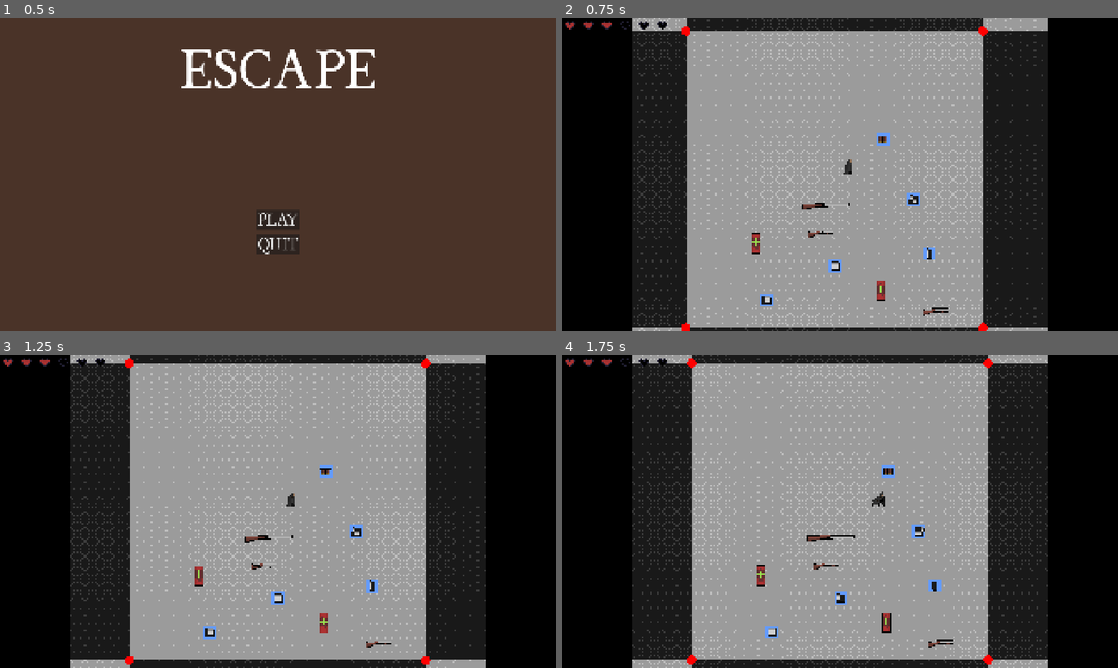
Above: before the commit, frames 1-4 (two rows, left to right).
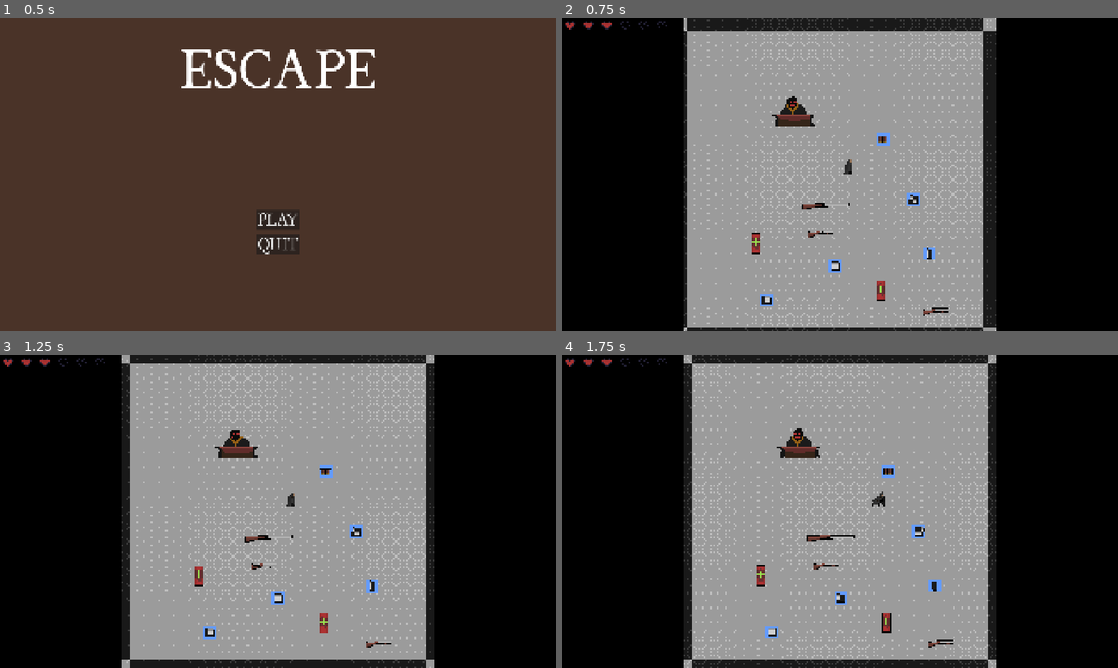
Above: after the commit, the same moments.

Repository: OliverN-beep/og-resident-evil-game-main
Game: Godot game, scene res://content/UI/main menu/main_menu.tscn
Same seed, same stepped clock (60 frames per second), same inputs: the game is played once before the commit and once after it.
Inputs (mouse positions are in pixels of both pictures, inside the frame that each line leads up to):
- Up to frame 1 (0.5 s): no input
- Up to frame 2 (0.75 s): click "PLAY" at 0.5 s
- Up to frame 3 (1.25 s): no input
- Up to frame 4 (1.75 s): move the mouse to (962, 495) at 1.27 s; hold D (right) from 1.28 s (still down); hold E (interact) from 1.28 s (still down); click (962, 495) at 1.42 s

Frame 1 is identical in both runs. In frame 2, 19% of the frame differs, in the area x 12-88%, y 0-100%; in frame 3, 19%; in frame 4, 19%.

Commit message:
shopkeepr and basic ui layout

Diff:
--- a/content/UI/Pause Menu/pause_menu.tscn
+++ b/content/UI/Pause Menu/pause_menu.tscn
@@ -12,29 +12,35 @@
 offset_bottom = 1080.0
 color = Color(0.03283694, 0.0040539615, 0.0024320385, 0.4117647)
 
-[node name="MarginContainer" type="MarginContainer" parent="." unique_id=912468004]
-offset_right = 920.0
-offset_bottom = 1080.0
+[node name="CenterContainer" type="CenterContainer" parent="." unique_id=871428546]
+anchors_preset = 15
+anchor_right = 1.0
+anchor_bottom = 1.0
+grow_horizontal = 2
+grow_vertical = 2
+
+[node name="MarginContainer" type="MarginContainer" parent="CenterContainer" unique_id=912468004]
+layout_mode = 2
 theme_override_constants/margin_left = 128
 theme_override_constants/margin_top = 128
 theme_override_constants/margin_right = 128
 theme_override_constants/margin_bottom = 128
 
-[node name="VBoxContainer" type="VBoxContainer" parent="MarginContainer" unique_id=19679308]
+[node name="VBoxContainer" type="VBoxContainer" parent="CenterContainer/MarginContainer" unique_id=19679308]
 layout_mode = 2
 theme_override_constants/separation = 16
 
-[node name="resume" type="Button" parent="MarginContainer/VBoxContainer" unique_id=1416423336]
+[node name="resume" type="Button" parent="CenterContainer/MarginContainer/VBoxContainer" unique_id=1416423336]
 layout_mode = 2
 theme_override_fonts/font = ExtResource("3_0ejqv")
-theme_override_font_sizes/font_size = 40
+theme_override_font_sizes/font_size = 80
 text = "Resume"
 
-[node name="quit" type="Button" parent="MarginContainer/VBoxContainer" unique_id=1578532323]
+[node name="quit" type="Button" parent="CenterContainer/MarginContainer/VBoxContainer" unique_id=1578532323]
 layout_mode = 2
 theme_override_fonts/font = ExtResource("3_0ejqv")
 theme_override_font_sizes/font_size = 40
 text = "Quit"
 
-[connection signal="pressed" from="MarginContainer/VBoxContainer/resume" to="." method="_on_button_pressed"]
-[connection signal="pressed" from="MarginContainer/VBoxContainer/quit" to="." method="_on_quit_pressed"]
+[connection signal="pressed" from="CenterContainer/MarginContainer/VBoxContainer/resume" to="." method="_on_button_pressed"]
+[connection signal="pressed" from="CenterContainer/MarginContainer/VBoxContainer/quit" to="." method="_on_quit_pressed"]
--- /dev/null
+++ b/content/UI/fonts/basic.tres
@@ -0,0 +1,7 @@
+[gd_resource type="Theme" format=3 uid="uid://eitr61cmcfxx"]
+
+[ext_resource type="FontFile" uid="uid://d2prp8khuwo2l" path="res://content/UI/fonts/Cohaerentia/Cohaerentia-Regular.ttf" id="1_br8k5"]
+
+[resource]
+default_font = ExtResource("1_br8k5")
+default_font_size = 60
--- a/content/entities/player/player.tscn
+++ b/content/entities/player/player.tscn
@@ -6,6 +6,7 @@
 [ext_resource type="Texture2D" uid="uid://cs0gqas2ioi50" path="res://content/entities/player/player2 (LIGHT).tres" id="3_t4ell"]
 [ext_resource type="PackedScene" uid="uid://ibed6d3m8j7e" path="res://content/UI/health/hearts_ui.tscn" id="5_55yfw"]
 [ext_resource type="PackedScene" uid="uid://dx86234kxp1ur" path="res://content/UI/Inventory/scenes and scripts/player_inventory.tscn" id="5_r5tfu"]
+[ext_resource type="Texture2D" uid="uid://33f6nlg3dro6" path="res://content/UI/borders/border1_d.png" id="6_i83cd"]
 [ext_resource type="PackedScene" uid="uid://cclxpyg7phsn4" path="res://content/UI/Pause Menu/pause_menu.tscn" id="7_1umn6"]
 [ext_resource type="Shader" uid="uid://qbdj5m885et7" path="res://content/shaders/screen_effect.gdshader" id="8_i83cd"]
 
@@ -192,19 +193,20 @@
 
 [node name="Overlay" type="CanvasLayer" parent="." unique_id=581603881]
 
-[node name="ColorRect" type="ColorRect" parent="Overlay" unique_id=2029405186]
+[node name="borderL" type="TextureRect" parent="Overlay" unique_id=780133591]
 offset_right = 240.0
 offset_bottom = 1080.0
-color = Color(0, 0, 0, 1)
-
-[node name="ColorRect2" type="ColorRect" parent="Overlay" unique_id=79006386]
+texture = ExtResource("6_i83cd")
+
+[node name="borderR" type="TextureRect" parent="Overlay" unique_id=1673260958]
 anchors_preset = 1
 anchor_left = 1.0
 anchor_right = 1.0
 offset_left = -240.0
 offset_bottom = 1080.0
 grow_horizontal = 0
-color = Color(0, 0, 0, 1)
+texture = ExtResource("6_i83cd")
+flip_h = true
 
 [node name="CanvasLayer" type="CanvasLayer" parent="." unique_id=1895918916]
 scale = Vector2(4, 4)
--- /dev/null
+++ b/content/entities/shopkeeper/shopkeeper.gd
@@ -0,0 +1,28 @@
+extends CharacterBody2D
+
+@onready var shop_ui: CanvasLayer = $ShopUI
+
+var player_ref: Player
+
+var is_interactable: bool = false
+
+func _ready() -> void:
+	shop_ui.visible = false
+
+func _input(event: InputEvent) -> void:
+	if event.is_action_pressed("interact") and is_interactable:
+		if !shop_ui.visible:
+			shop_ui.visible = true
+		else:
+			shop_ui.visible = false
+
+func _on_detection_area_body_entered(body: Node2D) -> void:
+	if body.is_in_group("player"):
+		is_interactable = true
+		player_ref = body
+
+func _on_detection_area_body_exited(body: Node2D) -> void:
+	if body.is_in_group("player"):
+		is_interactable = false
+		shop_ui.visible = false
+		player_ref = null
--- /dev/null
+++ b/content/entities/shopkeeper/shopkeeper.tscn
@@ -0,0 +1,120 @@
+[gd_scene format=3 uid="uid://b868k8ycsqv6t"]
+
+[ext_resource type="Texture2D" uid="uid://rtltnligkcbk" path="res://content/entities/shopkeeper/shopkeeper_d.png" id="1_c2oom"]
+[ext_resource type="Script" uid="uid://i5kwh7ql0w44" path="res://content/entities/shopkeeper/shopkeeper.gd" id="1_nb2rr"]
+[ext_resource type="Theme" uid="uid://eitr61cmcfxx" path="res://content/UI/fonts/basic.tres" id="3_3li1n"]
+
+[sub_resource type="RectangleShape2D" id="RectangleShape2D_nb2rr"]
+size = Vector2(51, 33)
+
+[sub_resource type="Animation" id="Animation_c2oom"]
+length = 0.1
+loop_mode = 1
+tracks/0/type = "value"
+tracks/0/imported = false
+tracks/0/enabled = true
+tracks/0/path = NodePath("Sprite2D:frame")
+tracks/0/interp = 1
+tracks/0/loop_wrap = false
+tracks/0/keys = {
+"times": PackedFloat32Array(0),
+"transitions": PackedFloat32Array(1),
+"update": 1,
+"values": [0]
+}
+
+[sub_resource type="AnimationLibrary" id="AnimationLibrary_nb2rr"]
+_data = {
+&"default": SubResource("Animation_c2oom")
+}
+
+[sub_resource type="RectangleShape2D" id="RectangleShape2D_c2oom"]
+size = Vector2(74, 42)
+
+[node name="Shopkeeper" type="CharacterBody2D" unique_id=454657011]
+script = ExtResource("1_nb2rr")
+
+[node name="Sprite2D" type="Sprite2D" parent="." unique_id=249157394]
+texture_filter = 1
+texture = ExtResource("1_c2oom")
+metadata/_aseprite_wizard_interface_config_ = {
+"pending_changes": {}
+}
+metadata/_aseprite_wizard_config_ = {
+"convert_fps_field": 60.0,
+"convert_ms_field": 16.0,
+"convert_to_fps": false,
+"embed_tex": true,
+"i_mode": 0,
+"keep_anim_length": false,
+"layers": [],
+"o_ex_p": "",
+"o_folder": "",
+"o_name": "",
+"only_visible": false,
+"player": "AnimationPlayer",
+"scale": "1.0",
+"slice": "",
+"source": "res://content/entities/shopkeeper/shopkeeper.aseprite",
+"source_uid": 7359015321620626171
+}
+metadata/_aseprite_wizard_source_file_hash_ = "3c2d6b7682ed7e6dae58d5591fc79b0b"
+
+[node name="CollisionShape2D" type="CollisionShape2D" parent="." unique_id=1363958673]
+shape = SubResource("RectangleShape2D_nb2rr")
+
+[node name="AnimationPlayer" type="AnimationPlayer" parent="." unique_id=58077892]
+libraries/ = SubResource("AnimationLibrary_nb2rr")
+
+[node name="DetectionArea" type="Area2D" parent="." unique_id=569634319]
+
+[node name="CollisionShape2D" type="CollisionShape2D" parent="DetectionArea" unique_id=1676456727]
+position = Vector2(0, 3)
+shape = SubResource("RectangleShape2D_c2oom")
+debug_color = Color(0.7227514, 0.47853243, 3.85046e-07, 0.41960785)
+
+[node name="ShopUI" type="CanvasLayer" parent="." unique_id=1196159944]
+
+[node name="bg" type="ColorRect" parent="ShopUI" unique_id=166536253]
+anchors_preset = 15
+anchor_right = 1.0
+anchor_bottom = 1.0
+grow_horizontal = 2
+grow_vertical = 2
+color = Color(0, 0, 0, 0.6392157)
+
+[node name="MarginContainer" type="MarginContainer" parent="ShopUI" unique_id=1412595217]
+anchors_preset = 7
+anchor_left = 0.5
+anchor_top = 1.0
+anchor_right = 0.5
+anchor_bottom = 1.0
+offset_left = -415.0
+offset_top = -325.0
+offset_right = 415.0
+grow_horizontal = 2
+grow_vertical = 0
+theme_override_constants/margin_left = 128
+theme_override_constants/margin_top = 128
+theme_override_constants/margin_right = 128
+theme_override_constants/margin_bottom = 128
+
+[node name="HBoxContainer" type="HBoxContainer" parent="ShopUI/MarginContainer" unique_id=2059582554]
+layout_mode = 2
+theme = ExtResource("3_3li1n")
+theme_override_constants/separation = 64
+
+[node name="buy" type="Button" parent="ShopUI/MarginContainer/HBoxContainer" unique_id=945872753]
+layout_mode = 2
+text = "BUY"
+
+[node name="sell" type="Button" parent="ShopUI/MarginContainer/HBoxContainer" unique_id=236529497]
+layout_mode = 2
+text = "SELL"
+
+[node name="fight" type="Button" parent="ShopUI/MarginContainer/HBoxContainer" unique_id=1040665785]
+layout_mode = 2
+text = "FIGHT"
+
+[connection signal="body_entered" from="DetectionArea" to="." method="_on_detection_area_body_entered"]
+[connection signal="body_exited" from="DetectionArea" to="." method="_on_detection_area_body_exited"]
--- a/content/guns/pickups/ammo pickups/ammo_pickup.gd
+++ b/content/guns/pickups/ammo pickups/ammo_pickup.gd
@@ -8,10 +8,7 @@
 
 func _input(event: InputEvent) -> void:
 	if event.is_action_pressed("interact") and can_interact:
-		var new_items: Array[ItemData] = player_ref.inventory_data.add_ammo(
-			ammo_resource,
-			pickup_amount
-		)
+		var new_items: Array[ItemData] = player_ref.inventory_data.add_ammo(ammo_resource, pickup_amount)
 
 		for ui in get_tree().get_nodes_in_group("inventory_ui"):
 			if ui.inventory_data == player_ref.inventory_data:
--- a/content/guns/pickups/gun pickups/gun_pickup.gd
+++ b/content/guns/pickups/gun pickups/gun_pickup.gd
@@ -3,6 +3,8 @@
 @export var item_data: ItemData
 
 @onready var outline_sprite: Sprite2D = $outline
+
+var player_ref: Player
 
 var can_interact: bool = false
 
@@ -10,28 +12,24 @@
 	outline_sprite.visible = false
 
 func _input(event: InputEvent) -> void:
-	if event.is_action_pressed("interact") and can_interact and PlayerGlobal.player:
+	if event.is_action_pressed("interact") and can_interact and player_ref:
 
 		# Duplicate so each pickup is its own instance
 		var new_item: ItemData = item_data
 
-		# Initialize runtime values
-		if new_item.gun_resource:
-			new_item.loaded_ammo = new_item.gun_resource.magazine_size
-
 		# Add items to inventory
-		PlayerGlobal.player.inventory_data.items.append(new_item)
+		player_ref.inventory_data.items.append(new_item)
 
 		queue_free()
 
 func _on_pickup_area_body_entered(body):
 	if body.is_in_group("player"):
 		can_interact = true
-		PlayerGlobal.player = body
+		player_ref = body
 		outline_sprite.visible = true
 
 func _on_pickup_area_body_exited(body):
 	if body.is_in_group("player"):
 		can_interact = false
-		PlayerGlobal.player = null
+		player_ref = null
 		outline_sprite.visible = false
--- a/content/levels/playablemap_1.tscn
+++ b/content/levels/playablemap_1.tscn
@@ -6,6 +6,7 @@
 [ext_resource type="PackedScene" uid="uid://vr6u5adv8332" path="res://content/guns/pickups/gun pickups/shotgun_pickup.tscn" id="8_ul1cj"]
 [ext_resource type="PackedScene" uid="uid://sq0i1py3tgqo" path="res://content/items/medkit/medkit.tscn" id="9_41wbw"]
 [ext_resource type="PackedScene" uid="uid://c3178jcidg703" path="res://content/guns/pickups/gun pickups/rifle_pickup.tscn" id="10_u6763"]
+[ext_resource type="PackedScene" uid="uid://b868k8ycsqv6t" path="res://content/entities/shopkeeper/shopkeeper.tscn" id="11_yc8cb"]
 [ext_resource type="PackedScene" uid="uid://cw0efamf63rfg" path="res://content/guns/pickups/ammo pickups/shells_pickup.tscn" id="14_ufxyo"]
 [ext_resource type="PackedScene" uid="uid://8y83pqs074vb" path="res://content/guns/pickups/ammo pickups/9_mm_pickup.tscn" id="15_emnmk"]
 [ext_resource type="PackedScene" uid="uid://c4e4skvybxwcq" path="res://content/guns/pickups/ammo pickups/50_cal_pickup.tscn" id="16_i8r2k"]
@@ -19,10 +20,10 @@
 tile_map_data = PackedByteArray("AADy/wAAAAADAAMAAADy/wEAAAADAAMAACDy/wIAAAADAAMAACDy/wMAAAADAAMAACDy/wQAAAADAAMAACDy/w …(102320 unchanged characters)…
 tile_set = ExtResource("1_41wbw")
 
-[node name="Player" parent="floor1" unique_id=1361683113 instance=ExtResource("2_3m1yu")]
+[node name="Player" parent="." unique_id=1361683113 instance=ExtResource("2_3m1yu")]
 position = Vector2(-146, 147)
 
-[node name="transition camera" type="Camera2D" parent="floor1/Player" unique_id=41272715]
+[node name="transition camera" type="Camera2D" parent="Player" unique_id=41272715]
 zoom = Vector2(3.2, 3.2)
 position_smoothing_enabled = true
 script = ExtResource("3_mvtda")
@@ -56,3 +57,6 @@
 
 [node name="RiflePickup" parent="." unique_id=1571234771 instance=ExtResource("10_u6763")]
 position = Vector2(-170, 188)
+
+[node name="Shopkeeper" parent="." unique_id=454657011 instance=ExtResource("11_yc8cb")]
+position = Vector2(-204, 86)
--- a/content/resources/item_data.gd
+++ b/content/resources/item_data.gd
@@ -14,5 +14,8 @@
 @export var ammo_amount: int = 0
 @export var loaded_ammo: int = -1
 
+# Shop data
+@export var shop_price: int
+
 var grid_index: int = -1
 var is_rotated: bool = false
--- a/content/scripts/player_camera.gd
+++ b/content/scripts/player_camera.gd
@@ -18,8 +18,8 @@
 	#global_position = SCREEN_SIZE * (current_screen * 0.5)
 	global_position = current_screen * SCREEN_SIZE + SCREEN_SIZE * 0.5
 
-func _draw():
-	for x in range(-5, 5):
-		for y in range(-5, 5):
-			var center = Vector2(x, y) * SCREEN_SIZE + SCREEN_SIZE * 0.5
-			draw_circle(center, 5, Color.RED)
+#func _draw():
+	#for x in range(-5, 5):
+		#for y in range(-5, 5):
+			#var center = Vector2(x, y) * SCREEN_SIZE + SCREEN_SIZE * 0.5
+			#draw_circle(center, 5, Color.RED)
Binary file added: content/UI/borders/border1_d.png
Not shown, added: content/UI/borders/border1_d.png.import
Binary file added: content/entities/shopkeeper/shopkeeper.aseprite
Not shown, added: content/entities/shopkeeper/shopkeeper.aseprite.import
Not shown, added: content/entities/shopkeeper/shopkeeper.gd.uid
Binary file added: content/entities/shopkeeper/shopkeeper_d.png
Not shown, added: content/entities/shopkeeper/shopkeeper_d.png.import
